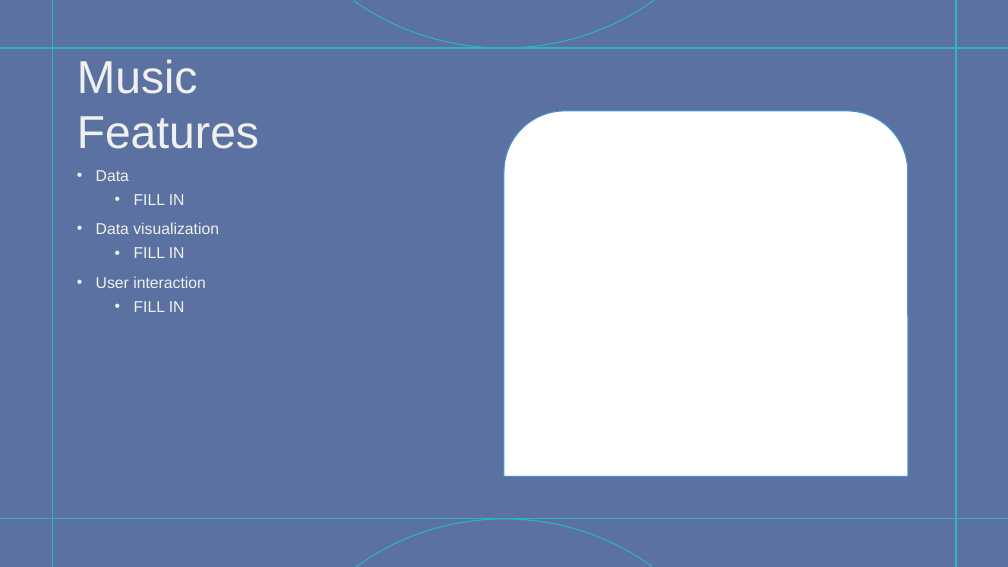
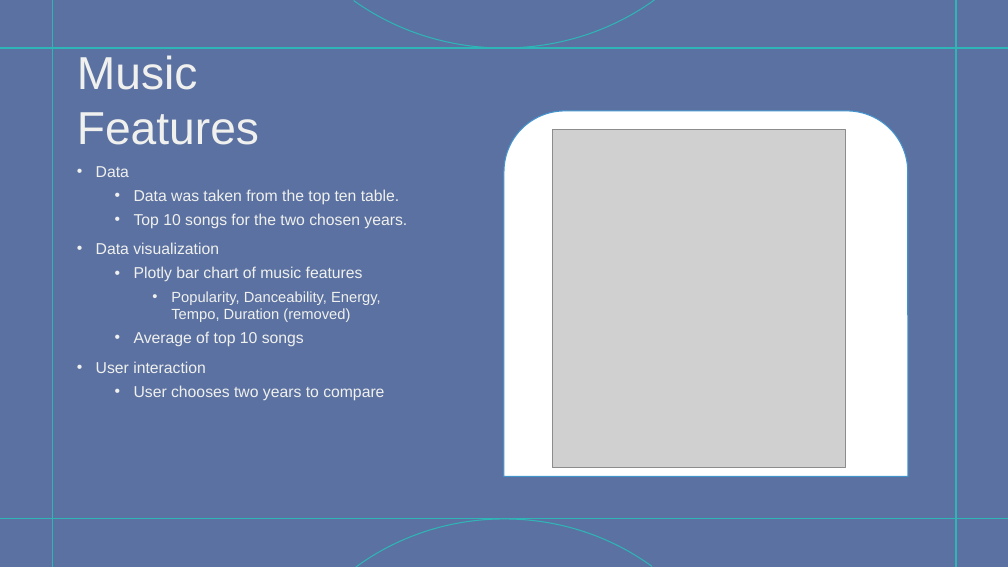
Before and after one commit to simonmurray25/spotify-project, a slide deck: slide 4 of Spotify Project.pptx. Drawn at 1008x567 pixels with LibreOffice and Linux fonts; fonts in the diff are those of the drawing; grey boxes stand for pictures. Boxes give left, top, right and bottom in pixels: in the first picture for what was removed or moved away, otherwise in the second. Text is boxed around its words. In the diff, an @@ line names an element or a change of style, - is before the commit and + after.

```diff
--- a/Spotify Project.pptx
+++ b/Spotify Project.pptx
@@ title "Music Features": place and size @@
-title "Music Features" at (77,59,259,149)
+title "Music Features" at (77,55,259,145)
@@ picture added at (552,129,845,468) @@
@@ text at (134,189,407,228): text changed @@
-  • FILL IN
+  • Data was taken from the top ten table.
+  • Top 10 songs for the two chosen years.
@@ text at (134,266,381,347): text changed; size 15 to 14 pt @@
-  • FILL IN
+  • Plotly bar chart of music features
+    • Popularity, Danceability, Energy, Tempo, Duration (removed)
+  • Average of top 10 songs
@@ text at (134,385,384,401): text changed @@
-  • FILL IN
+  • User chooses two years to compare
```
Also in this commit, not shown: 3 other slides changed.
